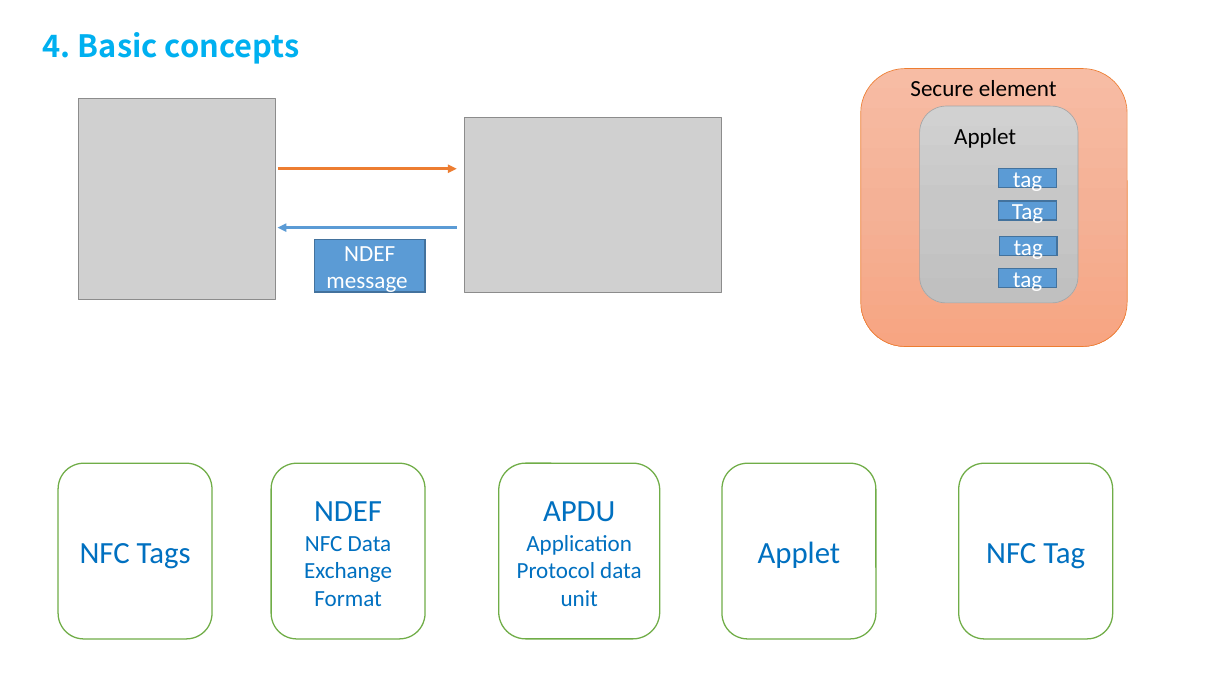
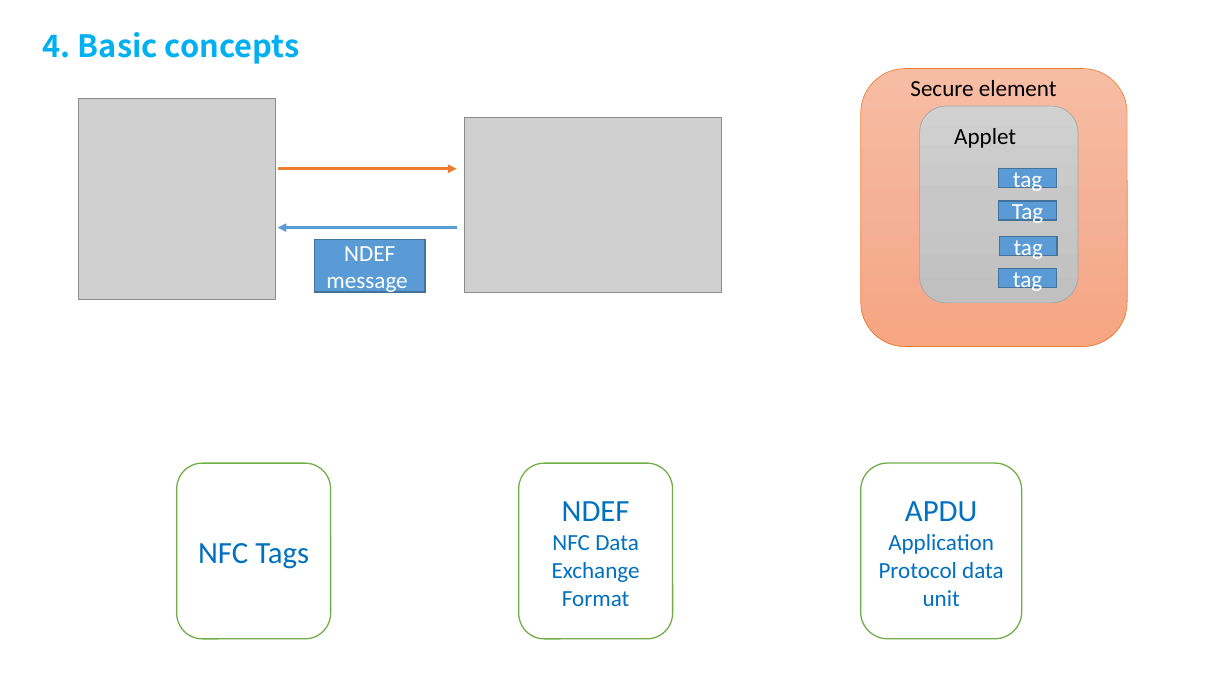
Before and after one commit to Tan2NT/nfc_workshop, a slide deck: slide 8 of NFC Technology workshop.pptx (slide 7 before the commit). Drawn at 1232x693 pixels with LibreOffice and Linux fonts; fonts in the diff are those of the drawing; grey boxes stand for pictures; background and template pictures are left out. Boxes give left, top, right and bottom in pixels: in the first picture for what was removed or moved away, otherwise in the second. Text is boxed around its words. In the diff, an @@ line names an element or a change of style, - is before the commit and + after.

Commit message:
update

```diff
--- a/NFC Technology workshop.pptx
+++ b/NFC Technology workshop.pptx
@@ rounded rectangle "NFC Tags": place and size @@
-rounded rectangle "NFC Tags" at bbox=[58, 463, 213, 639]
+rounded rectangle "NFC Tags" at bbox=[177, 463, 331, 639]
@@ rounded rectangle "NDEF": place and size @@
-rounded rectangle "NDEF" at bbox=[271, 463, 425, 639]
+rounded rectangle "NDEF" at bbox=[518, 463, 673, 639]
@@ rounded rectangle removed at bbox=[722, 463, 876, 639] @@
-Applet
@@ rounded rectangle "APDU": place and size @@
-rounded rectangle "APDU" at bbox=[499, 463, 660, 639]
+rounded rectangle "APDU" at bbox=[861, 463, 1022, 639]
@@ rounded rectangle removed at bbox=[959, 463, 1114, 639] @@
-NFC Tag
```
Also in this commit, not shown: 2 other slides changed, 12 slides added, 14 slides removed.
